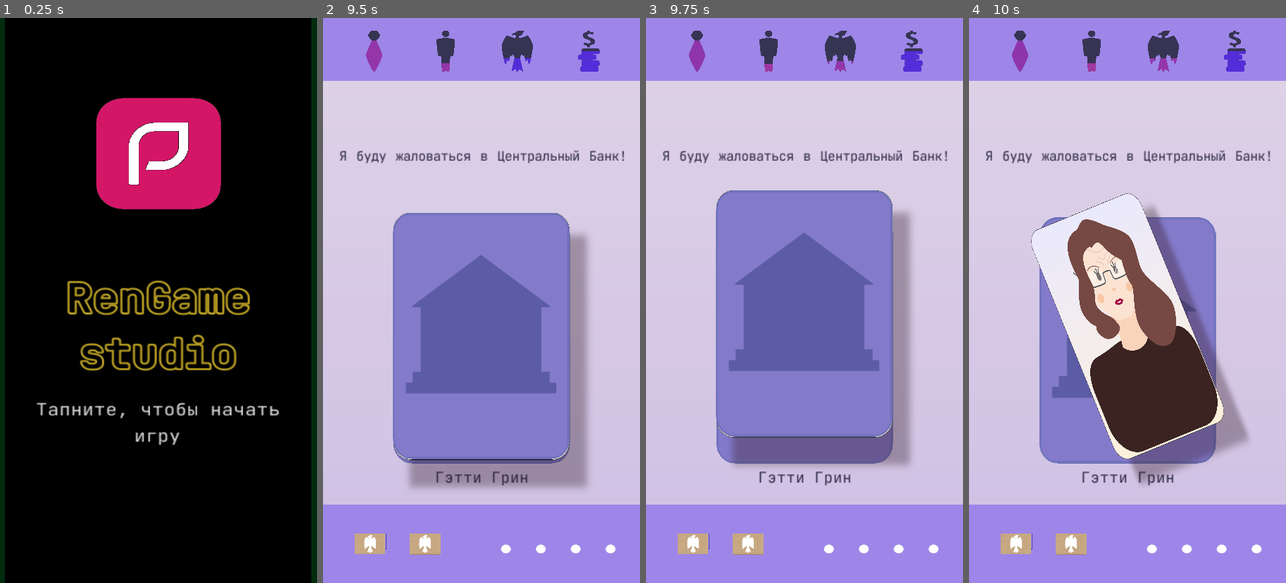
Above: before the commit, frames 1-4 (left to right).
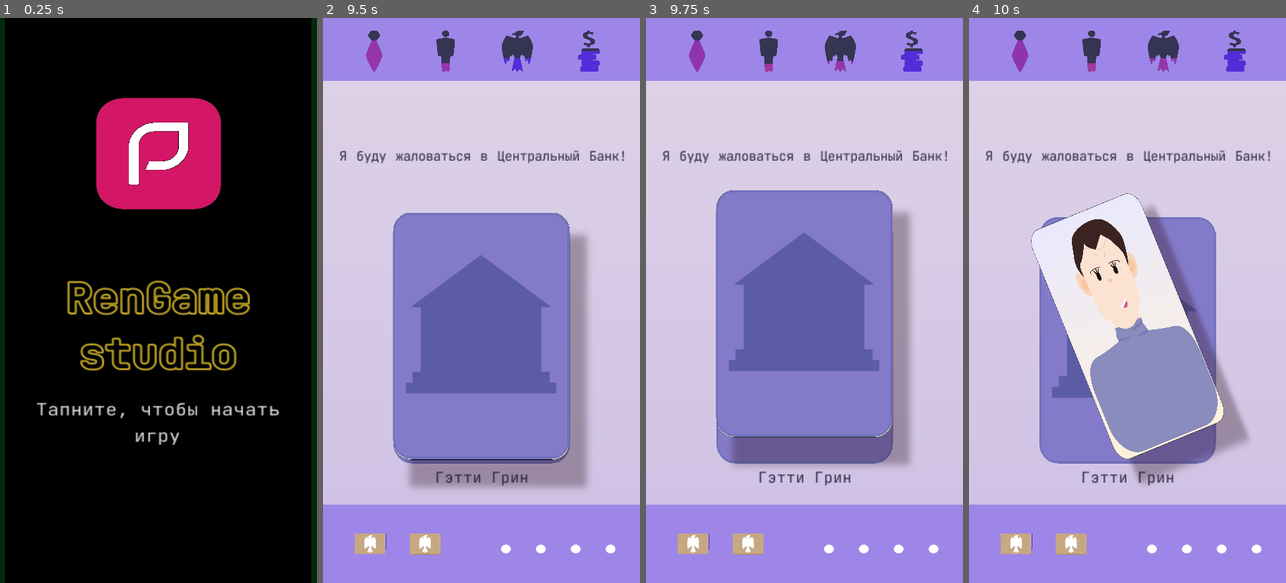
Above: after the commit, the same moments.

Repository: Nothengem/Mr.-Bankman
Game: Godot game, scene res://Scenes/StartMenu.tscn
Same seed, same stepped clock (60 frames per second), same inputs: the game is played once before the commit and once after it. The engine's default icon, where the game draws it, is replaced by a stand-in: a white triangle on a blue panel in a dark square.
Inputs (mouse positions are in pixels of both pictures, inside the frame that each line leads up to):
- Up to frame 1 (0.25 s): no input
- Up to frame 2 (9.5 s): tap Enter at 0.5 s; move the mouse to (465, 413) at 0.52 s; click (465, 413) at 0.67 s; click (481, 85) at 1.25 s; click "1" at 2 s; drag from (576, 385) to (465, 413) at 2.77 s; move the mouse to (481, 311) at 3.52 s; click (481, 311) at 3.67 s; drag from (497, 300) to (386, 215) at 4.27 s; drag from (481, 334) to (497, 300) at 5.02 s; drag from (551, 272) to (481, 340) at 5.77 s; move the mouse to (418, 328) at 6.52 s; click (418, 328) at 6.67 s; drag from (513, 176) to (418, 328) at 7.27 s; tap Space at 8 s; move the mouse to (465, 413) at 8.02 s; click (465, 413) at 8.17 s; drag from (576, 385) to (481, 340) at 8.77 s
- Up to frame 3 (9.75 s): move the mouse to (709, 215) at 9.52 s; click (709, 215) at 9.67 s
- Up to frame 4 (10 s): no input

Frames 1-3 are identical in both runs. In frame 4, 9.8% of the frame differs, in the area x 31-79%, y 35-77%.
Error in both runs: Invalid get index '0' (on base: 'Nil'). (res://Scriptwriter.gd:330)

Commit message:
добавил героя

Diff:
--- a/DataBase/CardDataBase.gd
+++ b/DataBase/CardDataBase.gd
@@ -364,9 +364,9 @@
 
 	"CreditFlatFix" :
 		["Characters",
-		"AlexeyKochanov",
+		"Sill Fpencer",
 		"Моей халупе давно требуется ремонт. Подрядчик насчитал 500 000. Это же грабеж! Можете ли вы одобрить мне такую сумму?", #что говорит 2
-		"Антонио Ахтербест",
+		"Силл Фпенсер",
 		"Судя по внешнему виду, деньги вы не отдадите",
 		"Конечно, ремонт это благое дело!",
 		-10, -15, 0, 0,
@@ -377,9 +377,9 @@
 
 	"CreditRefinance" :
 		["Characters",
-		"AlexeyKochanov",
+		"Getty Green",
 		"Мнее нужна помощь! Сейчас оплачиваю 3 кредита в другом Банке. Но у вас выгоднее условия. Перекредитуйте меня, умоляю!", #что говорит 2
-		"Александрос Хуано",
+		"Гэтти Грин",
 		"Может брать кредиты это не то, чем вам следует заниматься?",
 		"Без проблем. Распишитесь здесь... кровью",
 		0, -20, -10, 0,
@@ -390,9 +390,9 @@
 
 	"CreditUniversity" :
 		["Characters",
-		"AlexeyKochanov",
+		"Cark Mukerberg",
 		"Мне требуется займ на обучение в университете на программирование. Только можно ставку пониже? Я сейчас не так много зарабатываю...", #что говорит 2
-		"Анмарио Саулас",
+		"Царк Мукерберг",
 		"Мне жаль, но Банку тоже нужно зарабатывать",
 		"Постараюсь выбить для вас самые лучшие условия",
 		0, -5, 0, 0,
@@ -403,7 +403,7 @@
 
 	"CreditUniversity1" :
 		["Characters",
-		"AlexeyKochanov",
+		"Царк Мукерберг",
 		"Но... как же так? Это не справедливо... я не потяну такой ежемесячный платеж...", #что говорит 2
 		"Анмарио Саулас",
 		"Это бизнес... Банк не благотворительная организация",
@@ -416,9 +416,9 @@
 
 	"CreditUniversity2" :
 		["Characters",
-		"AlexeyKochanov",
+		"Cark Mukerberg",
 		"Большое спасибо Вам! Я обязательно буду хорошо учиться и верну все деньги!", #что говорит 2
-		"Анмарио Саулас",
+		"Царк Мукерберг",
 		"Искренне желаю удачи",
 		"Если ничего не получится, приходи работать в Банк",
 		0, +10, 0, 0,
@@ -429,9 +429,9 @@
 
 	"DepositUniversity" :
 		["Characters",
-		"AlexeyKochanov",
+		"Borren Uaffet",
 		"Добрый день! Хочу оставить у вас деньги на 5 лет, до совершеннолетия дочери. Сохраненные средства пойдут на обучение.", #что говорит 2
-		"Джулия Ренфорд",
+		"Боррен Уаффет",
 		"Извините, в Банкее и так много денег",
 		"С удовольствием примем ваши дары... т.е. сбережения",
 		0, +10, 0, 0,
@@ -442,9 +442,9 @@
 
 	"DepositStolenCars" :
 		["Characters",
-		"AlexeyKochanov",
+		"Liktor Vustig",
 		"Хочу оставить у вас деньги на сохранение. Вчера не плохо заработал на продаже краденных... ой на продаже своих автомобилей. Да я их ранее коллекционировал!", #что говорит 2
-		"Ричард Мошенник",
+		"Ликтор Вюстиг",
 		"Краденных? Нука идите отсюда!",
 		"Не важно. Деньги не пахнут",
 		-5, +10, +5, 0,
--- a/DataBase/CharacterPortraitDataBase.gd
+++ b/DataBase/CharacterPortraitDataBase.gd
@@ -18,12 +18,12 @@
 	"Sill Fpencer": [ "Head7", "Neck1", "Shirt1", "Eyebrows1", "Eyes2", "Forehead0", "Ears6", "Jowls0", "Glasses0", "Mouth7", "Hair13", "Nose13"],
 	#не очень удачливая и вечно залазиет в долги, но успешно оплачивает их. Может махинации?
 	"Getty Green" : [ "Head4", "Neck1", "Shirt5", "Eyebrows2", "Eyes10", "Forehead1", "Ears4", "Jowls3", "Glasses1", "Mouth11", "Hair14", "Nose5"],
-
-	"AnastasiyaMalkova" : [ "Head3", "Neck1", "Shirt3", "Eyebrows3", "Eyes3", "Forehead0", "Ears3", "Jowls0", "Glasses0", "Mouth3", "Hair2", "Nose3"],
-
-	"AnastasiyaCherevatkina" : [ "Head4", "Neck1", "Shirt4", "Eyebrows4", "Eyes4", "Forehead0", "Ears3", "Jowls1", "Glasses0", "Mouth4", "Hair3", "Nose2"],
-
-	"AlexeySilkin" : [ "Head5", "Neck1", "Shirt5", "Eyebrows5", "Eyes5", "Forehead1", "Ears2", "Jowls0", "Glasses1", "Mouth5", "Hair4", "Nose2"],
+	#амбициозный юноша, который берёт деньги на своё собственное развитие
+	"Cark Mukerberg" : [ "Head8", "Neck1", "Shirt9", "Eyebrows15", "Eyes4", "Forehead0", "Ears10", "Jowls0", "Glasses0", "Mouth2", "Hair4", "Nose9"],
+	#не молодой человек, опытнфй инвестор понимающий во что вкладывать деньги. Прибедняется
+	"Borren Uaffet" : [ "Head4", "Neck1", "Shirt4", "Eyebrows4", "Eyes4", "Forehead2", "Ears4", "Jowls0", "Glasses1", "Mouth3", "Hair0", "Nose8"],
+	#второсортный аферист, который проворачивает махинации со всем краденным и незаконным
+	"Liktor Vustig" : [ "Head3", "Neck1", "Shirt8", "Eyebrows6", "Eyes6", "Forehead2", "Ears9", "Jowls0", "Glasses0", "Mouth4", "Hair6", "Nose6"],
 
 	"Bman" : [ "Head1", "Neck1", "Shirt4", "Eyebrows4", "Eyes1", "Forehead0", "Ears1", "Jowls1", "Glasses0", "Mouth1", "Hair0", "Nose2"],
 
--- a/DataBase/DossierDataBase.gd
+++ b/DataBase/DossierDataBase.gd
@@ -7,14 +7,22 @@
 	CBreviewer
 	}
 
+#onready var dossierSexDiction = [0"Мужской", 1"Женский"]
+#onready var dossierNationalDiction = [0"Russia", 1"France", 2"Germany", 3"England", 4"Italy",
+#5"Spain", 6"USA", 7"China", 8"Japan", 9"UAE", 10"Africa", 11"India"]
+#onready var dossierCreditHistoryDiction = [0"Хорошая", 1"Плохая"]
+#onready var dossierBlackListDiction = [0"Чист", 1"Террорист", 2"Черный список"]
+#onready var dossierCreditRatingDiction = [0"Высокий", 1"Средний", 2"Низкий"]
+
+
 const DATA = {
 	#ключ: [имя, пол, возраст, национальность, кредитная история, черный лист, рейтинг]
 	"Mr. Bankman": ["Mr. Bankman", 0, 58, 0, 0, 0, 0],
 	"Sill Fpencer": ["Стилл Фпенсер", 0, 41, 6, 0, 0, 1],
 	"Getty Green": ["Гэтти Грин", 1, 25, 7, 1, 0, 1],
-	"AnastasiyaMalkova": ["Анастасия (A+)", 1, 30, 1, 0, 0, 0],
-	"AnastasiyaCherevatkina": ["Анастасия (А)", 1, 30, 1, 0, 0, 0],
-	"AlexeySilkin": ["Алексей (A+)", 1, 30, 1, 0, 0, 0],
+	"Cark Mukerberg": ["Царк Мукерберг", 0, 35, 1, 0, 0, 1],
+	"Borren Uaffet": ["Боррен Уаффет", 0, 80, 2, 0, 0, 0],
+	"Liktor Vustig": ["Ликтор Вюстиг", 1, 57, 3, 0, 2, 0],
 	"Bman": ["Мужик с улицы (C)", 1, 30, 1, 0, 0, 0],
 	"CBomjMan": ["Бомж (BlackList)", 1, 30, 1, 0, 0, 0],
 	"DmitriyOvsyannikov": ["Дмитрий (A+)", 1, 30, 1, 0, 0, 0],
--- a/Scenes/CharacterPortraitStandAlone.tscn
+++ b/Scenes/CharacterPortraitStandAlone.tscn
@@ -1,18 +1,18 @@
 [gd_scene load_steps=15 format=2]
 
 [ext_resource path="res://Resources/GFX/CharacterCotaint/Bage/Bage1.png" type="Texture" id=1]
-[ext_resource path="res://Resources/GFX/CharacterCotaint/Head/Head4.png" type="Texture" id=2]
-[ext_resource path="res://Resources/GFX/CharacterCotaint/Eyebrows/Eyebrows2.png" type="Texture" id=3]
-[ext_resource path="res://Resources/GFX/CharacterCotaint/Eyes/Eyes10.png" type="Texture" id=4]
-[ext_resource path="res://Resources/GFX/CharacterCotaint/Nose/Nose5.png" type="Texture" id=5]
-[ext_resource path="res://Resources/GFX/CharacterCotaint/Ears/Ears4.png" type="Texture" id=6]
-[ext_resource path="res://Resources/GFX/CharacterCotaint/Jowls/Jowls3.png" type="Texture" id=7]
-[ext_resource path="res://Resources/GFX/CharacterCotaint/Glasses/Glasses1.png" type="Texture" id=8]
-[ext_resource path="res://Resources/GFX/CharacterCotaint/Forehead/Forehead1.png" type="Texture" id=9]
-[ext_resource path="res://Resources/GFX/CharacterCotaint/Shirt/Shirt5.png" type="Texture" id=10]
-[ext_resource path="res://Resources/GFX/CharacterCotaint/Hair/Hair14.png" type="Texture" id=11]
+[ext_resource path="res://Resources/GFX/CharacterCotaint/Shirt/Shirt8.png" type="Texture" id=2]
+[ext_resource path="res://Resources/GFX/CharacterCotaint/Head/Head3.png" type="Texture" id=3]
+[ext_resource path="res://Resources/GFX/CharacterCotaint/Jowls/Jowls0.png" type="Texture" id=4]
+[ext_resource path="res://Resources/GFX/CharacterCotaint/Forehead/Forehead2.png" type="Texture" id=5]
+[ext_resource path="res://Resources/GFX/CharacterCotaint/Eyes/Eyes6.png" type="Texture" id=6]
+[ext_resource path="res://Resources/GFX/CharacterCotaint/Hair/Hair6.png" type="Texture" id=7]
+[ext_resource path="res://Resources/GFX/CharacterCotaint/Glasses/Glasses0.png" type="Texture" id=8]
+[ext_resource path="res://Resources/GFX/CharacterCotaint/Mouth/Mouth4.png" type="Texture" id=9]
+[ext_resource path="res://Resources/GFX/CharacterCotaint/Ears/Ears9.png" type="Texture" id=10]
+[ext_resource path="res://Resources/GFX/CharacterCotaint/Eyebrows/Eyebrows6.png" type="Texture" id=11]
 [ext_resource path="res://Resources/GFX/CharacterCotaint/Neck/Neck5.png" type="Texture" id=12]
-[ext_resource path="res://Resources/GFX/CharacterCotaint/Mouth/Mouth16.png" type="Texture" id=13]
+[ext_resource path="res://Resources/GFX/CharacterCotaint/Nose/Nose6.png" type="Texture" id=13]
 [ext_resource path="res://Scenes/CharacterPortraitStandAlone.gd" type="Script" id=14]
 
 [node name="Character" type="Sprite" groups=[
@@ -29,7 +29,7 @@
 
 [node name="Shirt" type="Sprite" parent="."]
 scale = Vector2( 1.05, 1.05 )
-texture = ExtResource( 10 )
+texture = ExtResource( 2 )
 
 [node name="Bage" type="Sprite" parent="."]
 visible = false
@@ -41,35 +41,35 @@
 
 [node name="Ears" type="Sprite" parent="FullHead"]
 scale = Vector2( 1.05, 1.05 )
-texture = ExtResource( 6 )
+texture = ExtResource( 10 )
 __meta__ = {
 "_edit_group_": true
 }
 
 [node name="Head" type="Sprite" parent="FullHead"]
 scale = Vector2( 1.05, 1.05 )
-texture = ExtResource( 2 )
+texture = ExtResource( 3 )
 __meta__ = {
 "_edit_group_": true
 }
 
 [node name="Eyes" type="Sprite" parent="FullHead"]
 scale = Vector2( 1.05, 1.05 )
-texture = ExtResource( 4 )
+texture = ExtResource( 6 )
 __meta__ = {
 "_edit_group_": true
 }
 
 [node name="Forehead" type="Sprite" parent="FullHead"]
 scale = Vector2( 1.05, 1.05 )
-texture = ExtResource( 9 )
+texture = ExtResource( 5 )
 __meta__ = {
 "_edit_group_": true
 }
 
 [node name="Jowls" type="Sprite" parent="FullHead"]
 scale = Vector2( 1.05, 1.05 )
-texture = ExtResource( 7 )
+texture = ExtResource( 4 )
 __meta__ = {
 "_edit_group_": true
 }
@@ -84,14 +84,14 @@
 
 [node name="Mouth" type="Sprite" parent="FullHead"]
 scale = Vector2( 1.05, 1.05 )
-texture = ExtResource( 13 )
+texture = ExtResource( 9 )
 __meta__ = {
 "_edit_group_": true
 }
 
 [node name="Hair" type="Sprite" parent="FullHead"]
 scale = Vector2( 1.05, 1.05 )
-texture = ExtResource( 11 )
+texture = ExtResource( 7 )
 __meta__ = {
 "_edit_group_": true
 }
@@ -99,11 +99,11 @@
 [node name="Nose" type="Sprite" parent="FullHead"]
 position = Vector2( 0, -100 )
 scale = Vector2( 1.05, 1.05 )
-texture = ExtResource( 5 )
+texture = ExtResource( 13 )
 __meta__ = {
 "_edit_group_": true
 }
 
 [node name="Eyebrows" type="Sprite" parent="FullHead"]
 scale = Vector2( 1.05, 1.05 )
-texture = ExtResource( 3 )
+texture = ExtResource( 11 )
